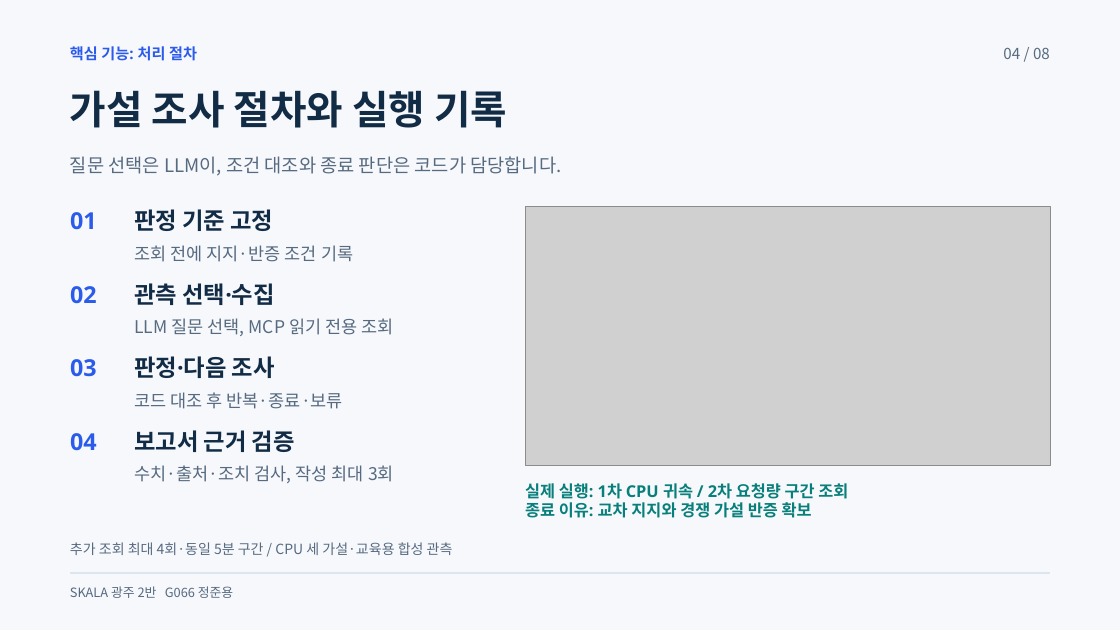
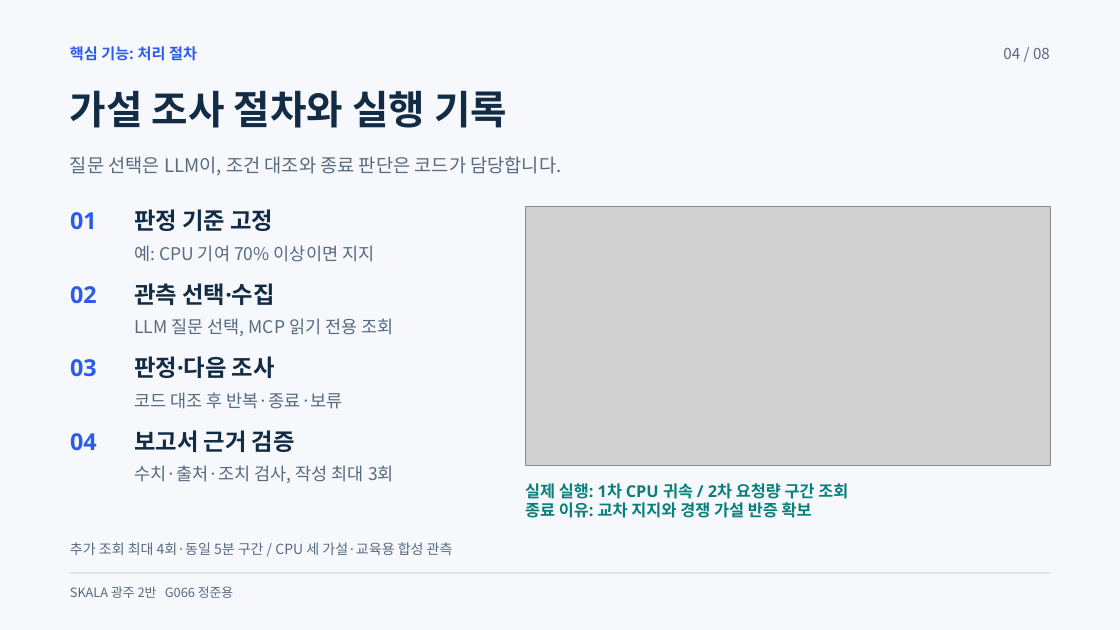
Before and after one commit to beshurl/skala-ai-mini-project, a slide deck: slide 4 of doc/presentation/운영진단_에이전트_5분발표.pptx. Drawn at 1120x630 pixels with LibreOffice and Linux fonts; fonts in the diff are those of the drawing; grey boxes stand for pictures. Boxes give left, top, right and bottom in pixels: in the first picture for what was removed or moved away, otherwise in the second. Text is boxed around its words. In the diff, an @@ line names an element or a change of style, - is before the commit and + after.

```diff
--- a/doc/presentation/운영진단_에이전트_5분발표.pptx
+++ b/doc/presentation/운영진단_에이전트_5분발표.pptx
@@ text at <box>134,245,374,262</box>: text changed @@
-조회 전에 지지·반증 조건 기록
+예: CPU 기여 70% 이상이면 지지
```
Also in this commit, not shown: 4 other slides changed, 6 other files.
